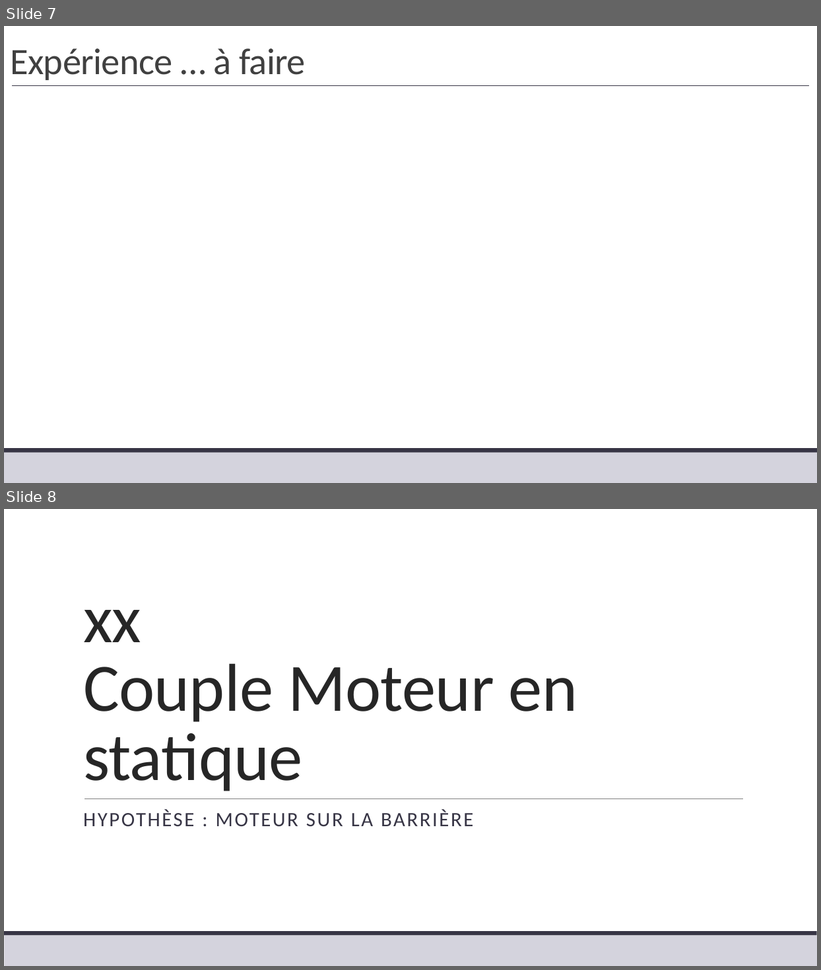
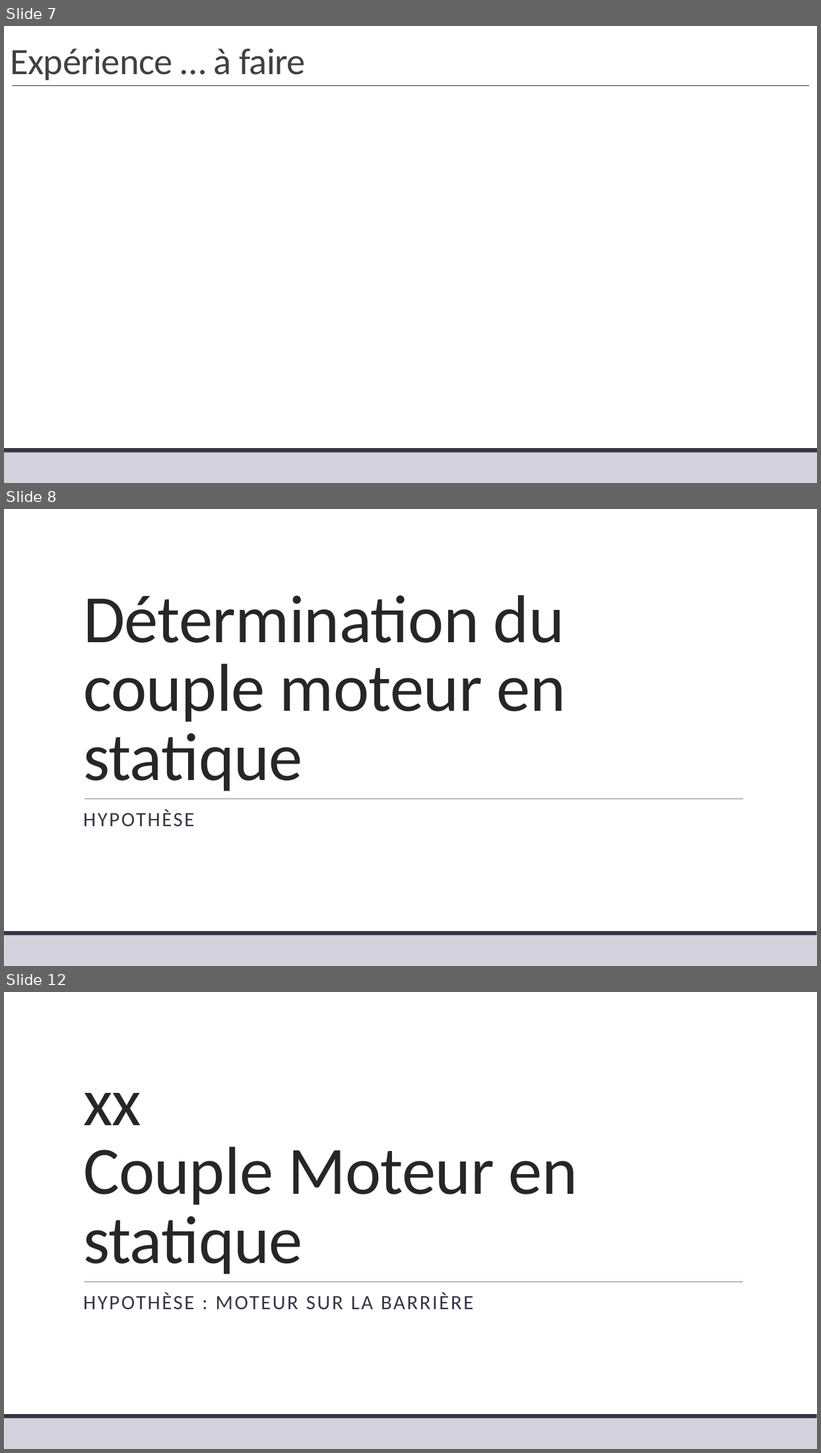
Before and after one commit to xpessoles/TP_Corriges, a slide deck: 19_Sympact/19_Sympact_Corrige.pptx. Shown one above the other, each under a label of ours: slides 7 and 8 before the commit, slides 7, 8 and 12 after it; the slides between them are not shown. The pictures are 821x970 and 821x1453 pixels, drawn with LibreOffice and Linux fonts; fonts in the diff are those of the drawing; grey boxes stand for pictures. Boxes give left, top, right and bottom in pixels: in the first picture for what was removed or moved away, otherwise in the second. Text is boxed around its words. In the diff, an @@ line names an element or a change of style, - is before the commit and + after.

```diff
--- a/19_Sympact/19_Sympact_Corrige.pptx
+++ b/19_Sympact/19_Sympact_Corrige.pptx
@@ slide 8 added at [4, 509, 817, 966], background #FFFFFF; not listed: 3 template elements that a slide beside it also shows @@
@@ title added at [83, 595, 566, 791], 80 pt, text #262626 @@
+Détermination du couple moteur en statique
@@ text added at [83, 809, 194, 826], 24 pt, text #373545 @@
+HYPOTHÈSE
@@ what was slide 8 is now slide 12 @@
```
Also in this commit, not shown: 1 slide changed, 3 other slides added.
